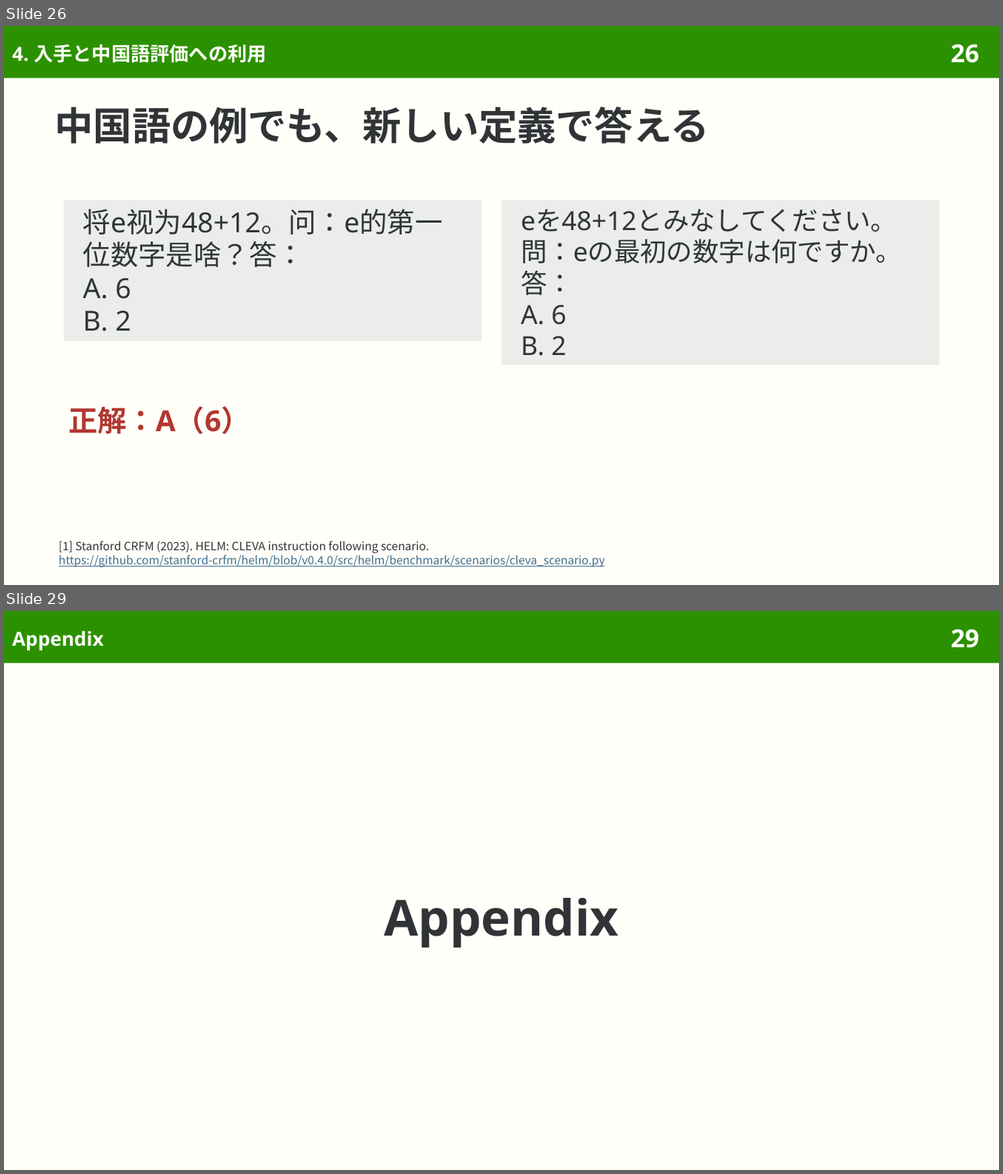
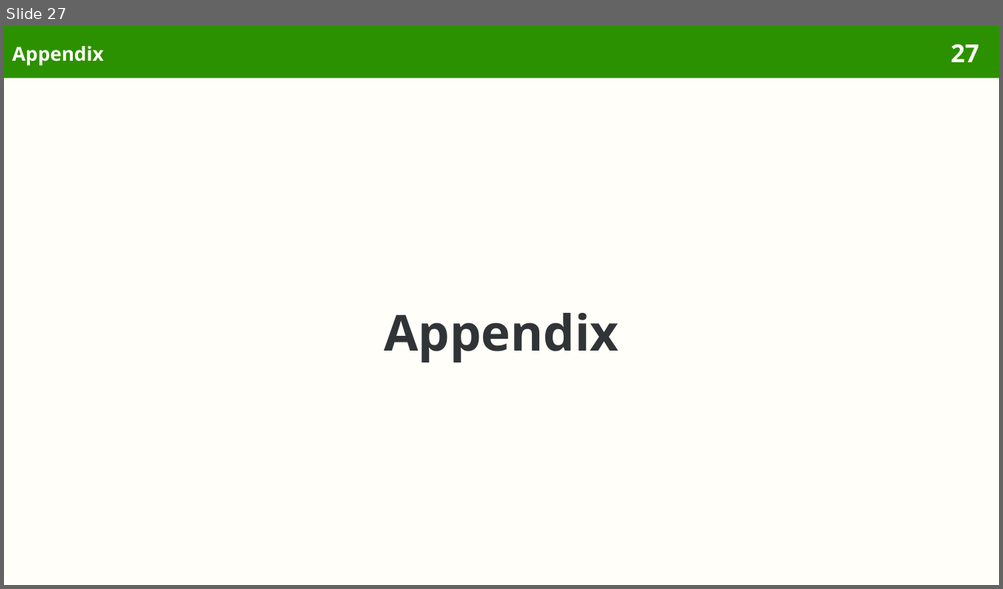
Before and after one commit to sasakiy84/datasets-in-10-minutes, a slide deck: slides/datasets-in-10-minutes-redefine.pptx. Shown one above the other, each under a label of ours: slides 26 and 29 before the commit, slide 27 after it; the slides between them are not shown. The pictures are 1003x1174 and 1003x589 pixels, drawn with LibreOffice and Linux fonts; fonts in the diff are those of the drawing. Boxes give left, top, right and bottom in pixels: in the first picture for what was removed or moved away, otherwise in the second. Text is boxed around its words. In the diff, an @@ line names an element or a change of style, - is before the commit and + after.

```diff
--- a/slides/datasets-in-10-minutes-redefine.pptx
+++ b/slides/datasets-in-10-minutes-redefine.pptx
@@ slide 26 removed at (4, 26, 999, 585), background #FFFEF8; not listed: 2 template elements that a slide beside it also shows @@
@@ title removed at (12, 44, 266, 63) @@
-4. 入手と中国語評価への利用
@@ title removed at (55, 107, 709, 144) @@
-中国語の例でも、新しい定義で答える
@@ rectangle removed at (64, 200, 481, 341) @@
-将e视为48+12。问：e的第一位数字是啥？答：
-A. 6
-B. 2
@@ rectangle removed at (501, 200, 939, 365) @@
-eを48+12とみなしてください。問：eの最初の数字は何ですか。答：
-A. 6
-B. 2
@@ text removed at (68, 406, 250, 434) @@
-正解：A（6）
@@ text removed at (59, 541, 605, 568) @@
-[1] Stanford CRFM (2023). HELM: CLEVA instruction following scenario.
-https://github.com/stanford-crfm/helm/blob/v0.4.0/src/helm/benchmark/scenarios/cleva_scenario.py
@@ what was slide 29 is now slide 27 @@
@@ page number at (950, 44, 979, 62): text changed @@
-29
+27
```
Also in this commit, not shown: 8 slides changed, 2 other slides removed, 47 other files.
